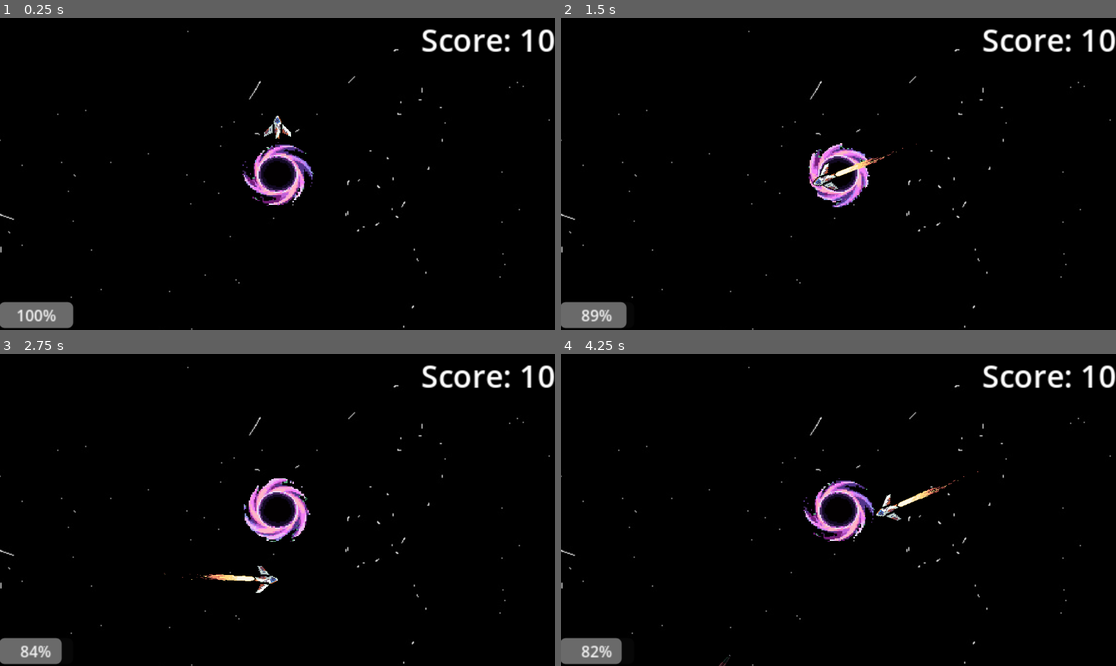
Above: before the commit, frames 1-4 (two rows, left to right).
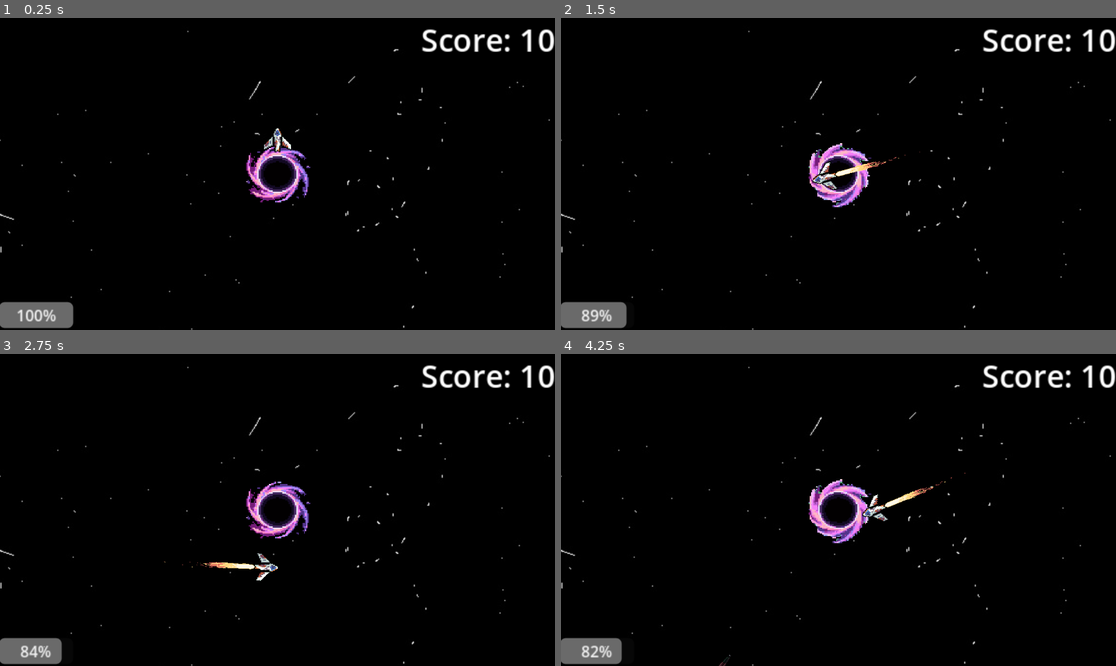
Above: after the commit, the same moments.

Repository: Fila2224/bounce-back
Game: Godot game, scene res://scenes/main_scene.tscn
Two runs of this game, one before a commit and one after it. Both use one fixed random seed, a clock stepped at 60 frames per second and the inputs below.
Inputs:
- Up to frame 1 (0.25 s): no input
- Up to frame 2 (1.5 s): hold D (right) 0.53-1.28 s; hold Shift (speed) 0.53-1.28 s; hold S (down) from 1.28 s (still down); tap Space (blip) at 1.35 s
- Up to frame 3 (2.75 s): tap Shift (speed) at 1.55 s; release S (down) at 2.03 s; hold D (right) from 2.03 s (still down); hold Shift (speed) from 2.03 s (still down)
- Up to frame 4 (4.25 s): release D (right) at 2.78 s; release Shift (speed) at 2.78 s; hold Up (up) 2.78-3.53 s; tap Shift (speed) at 2.85 s; hold Left (left) from 3.53 s (still down); hold Shift (speed) from 3.53 s (still down); tap Space (blip) at 3.6 s

The runs differ from the first frame. In frame 1, 1.4% of the frame differs, in the area x 43-57%, y 31-61%; in frame 2, 0.3%; in frame 3, 1.6%; in frame 4, 1.6%, in the area x 43-76%, y 37-61%.

Commit message:
smrdis

Diff:
--- a/scenes/moon-center.tscn
+++ b/scenes/moon-center.tscn
@@ -63,11 +63,11 @@
 }],
 "loop": true,
 "name": &"default",
-"speed": 8.0
+"speed": 3.0
 }]
 
 [sub_resource type="CircleShape2D" id="CircleShape2D_073cp"]
-radius = 53.0
+radius = 32.074535
 
 [node name="moon-center" type="AnimatedSprite2D"]
 position = Vector2(1147.5, 783)
--- /dev/null
+++ b/scenes/moon_center.tscn
@@ -0,0 +1,84 @@
+[gd_scene load_steps=12 format=3 uid="uid://bu4lhigkohjr0"]
+
+[ext_resource type="Texture2D" uid="uid://bvww0h01p728p" path="res://assets/2d-black-hole-game-sprite-a-high-quality-2d-black-1347-spritesheet.png" id="1_rxbfh"]
+
+[sub_resource type="AtlasTexture" id="AtlasTexture_3vmcn"]
+atlas = ExtResource("1_rxbfh")
+region = Rect2(0, 0, 64, 64)
+
+[sub_resource type="AtlasTexture" id="AtlasTexture_1n7mw"]
+atlas = ExtResource("1_rxbfh")
+region = Rect2(64, 0, 64, 64)
+
+[sub_resource type="AtlasTexture" id="AtlasTexture_hfyyb"]
+atlas = ExtResource("1_rxbfh")
+region = Rect2(128, 0, 64, 64)
+
+[sub_resource type="AtlasTexture" id="AtlasTexture_va47w"]
+atlas = ExtResource("1_rxbfh")
+region = Rect2(192, 0, 64, 64)
+
+[sub_resource type="AtlasTexture" id="AtlasTexture_tnh4r"]
+atlas = ExtResource("1_rxbfh")
+region = Rect2(256, 0, 64, 64)
+
+[sub_resource type="AtlasTexture" id="AtlasTexture_1rq6i"]
+atlas = ExtResource("1_rxbfh")
+region = Rect2(320, 0, 64, 64)
+
+[sub_resource type="AtlasTexture" id="AtlasTexture_x6mw7"]
+atlas = ExtResource("1_rxbfh")
+region = Rect2(384, 0, 64, 64)
+
+[sub_resource type="AtlasTexture" id="AtlasTexture_qb2ce"]
+atlas = ExtResource("1_rxbfh")
+region = Rect2(448, 0, 64, 64)
+
+[sub_resource type="SpriteFrames" id="SpriteFrames_txue2"]
+animations = [{
+"frames": [{
+"duration": 1.0,
+"texture": SubResource("AtlasTexture_3vmcn")
+}, {
+"duration": 1.0,
+"texture": SubResource("AtlasTexture_1n7mw")
+}, {
+"duration": 1.0,
+"texture": SubResource("AtlasTexture_hfyyb")
+}, {
+"duration": 1.0,
+"texture": SubResource("AtlasTexture_va47w")
+}, {
+"duration": 1.0,
+"texture": SubResource("AtlasTexture_tnh4r")
+}, {
+"duration": 1.0,
+"texture": SubResource("AtlasTexture_1rq6i")
+}, {
+"duration": 1.0,
+"texture": SubResource("AtlasTexture_x6mw7")
+}, {
+"duration": 1.0,
+"texture": SubResource("AtlasTexture_qb2ce")
+}],
+"loop": true,
+"name": &"default",
+"speed": 3.0
+}]
+
+[sub_resource type="CircleShape2D" id="CircleShape2D_073cp"]
+radius = 22.8797
+
+[node name="moon-center" type="AnimatedSprite2D"]
+position = Vector2(1147.5, 783)
+scale = Vector2(145.125, 100.278)
+sprite_frames = SubResource("SpriteFrames_txue2")
+autoplay = "default"
+frame = 7
+frame_progress = 1.0
+
+[node name="StaticBody2D" type="StaticBody2D" parent="."]
+
+[node name="CollisionShape2D" type="CollisionShape2D" parent="StaticBody2D"]
+scale = Vector2(0.5, 0.5)
+shape = SubResource("CircleShape2D_073cp")
